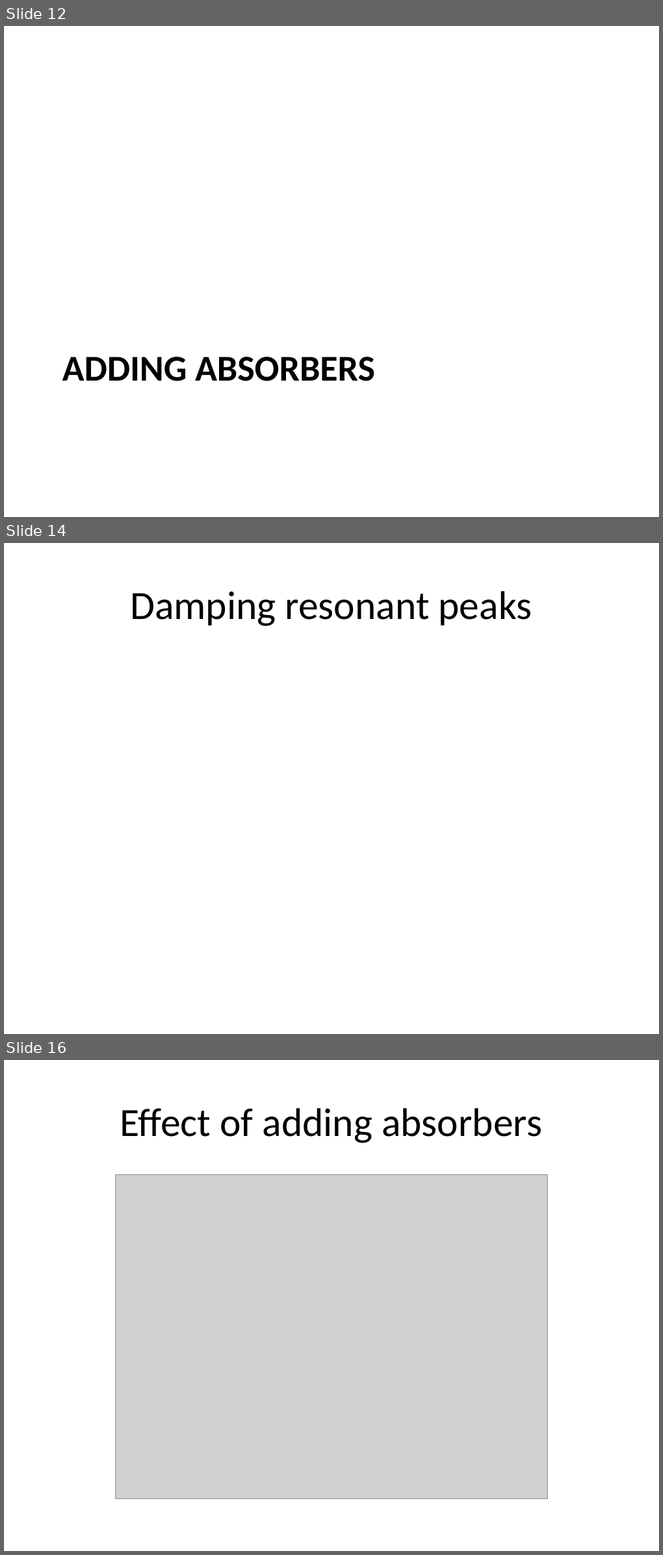
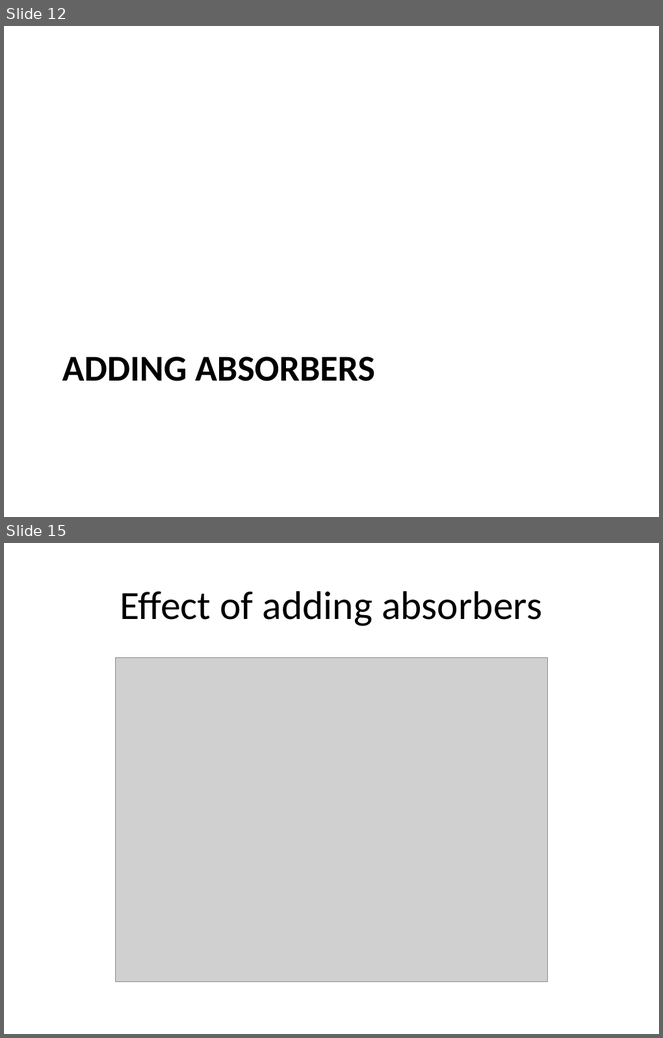
Before and after one commit to eric-wieser/cued-icw, a slide deck: powerpoint.pptx. Shown one above the other, each under a label of ours: slides 12, 14 and 16 before the commit, slides 12 and 15 after it; the slides between them are not shown. The pictures are 663x1555 and 663x1038 pixels, drawn with LibreOffice and Linux fonts; fonts in the diff are those of the drawing; grey boxes stand for pictures. Boxes give left, top, right and bottom in pixels: in the first picture for what was removed or moved away, otherwise in the second. Text is boxed around its words. In the diff, an @@ line names an element or a change of style, - is before the commit and + after.

```diff
--- a/powerpoint.pptx
+++ b/powerpoint.pptx
@@ slide 14 removed at (4,543,659,1034), background #FFFFFF @@
@@ title removed at (130,591,532,626) @@
-Damping resonant peaks
@@ what was slide 16 is now slide 15 @@
```
Also in this commit, not shown: 2 slides changed.
